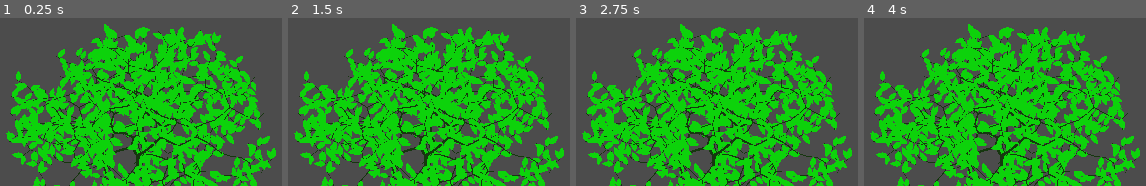
Above: before the commit, frames 1-4 (left to right).
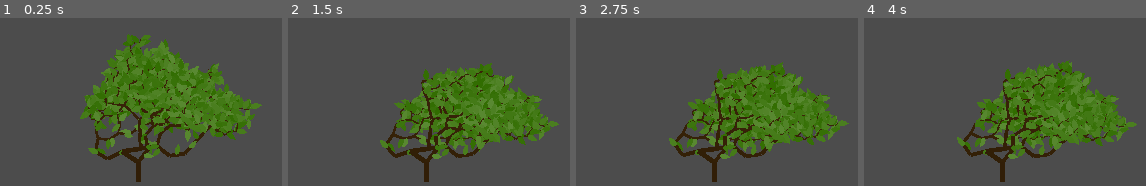
Above: after the commit, the same moments.

Repository: raffomania/plants
Game: Godot game, scene res://scenes/main.tscn
Two runs of this game, one before a commit and one after it. Both use one fixed random seed, a clock stepped at 60 frames per second and the inputs below.
Inputs:
- Up to frame 1 (0.25 s): no input
- Up to frame 2 (1.5 s): no input
- Up to frame 3 (2.75 s): no input
- Up to frame 4 (4 s): no input

The runs differ from the first frame. In frame 1, 54% of the frame differs, in the area x 2-98%, y 3-100%; in frame 2, 54%; in frame 3, 54%; in frame 4, 54%.

Commit message:
add wind

Diff:
--- a/scenes/leaf.tscn
+++ b/scenes/leaf.tscn
@@ -2,10 +2,10 @@
 
 [ext_resource path="res://img/leaf.png" type="Texture" id=1]
 
-[node name="leaf" type="Sprite"]
+[node name="leaf" type="Sprite" index="0"]
 
 scale = Vector2( 0.05, 0.05 )
 texture = ExtResource( 1 )
 centered = false
-offset = Vector2( -30, -200 )
+offset = Vector2( 0, -70 )
 _sections_unfolded = [ "Material", "Offset", "Transform", "Visibility" ]
--- a/scenes/main.tscn
+++ b/scenes/main.tscn
@@ -9,10 +9,14 @@
 
 [node name="twig" parent="." index="0" instance=ExtResource( 2 )]
 
-position = Vector2( 243.217, 249.663 )
-twig_thickness = 3
+position = Vector2( 244.325, 266.283 )
+twig_color = Color( 0.242188, 0.151958, 0.0359497, 1 )
+leaf_color = Color( 0.192932, 0.425781, 0, 1 )
+twig_length = 10
+twig_thickness = 5
 gap = 0
-straightness = 0.4
+straightness = 0.0
 branchiness = 0.3
-leafiness = 0.2
+leafiness = 0.3
+sun_affinity = 0.5
 do_randomize = true
--- a/scenes/plant.gd
+++ b/scenes/plant.gd
@@ -1,47 +1,62 @@
 extends Node2D
 
 export(Color) var twig_color
+export(Color) var leaf_color
 export(int) var twig_length
 export(int) var twig_thickness
 export(int) var gap
 export(float, 0, 1) var straightness
 export(float, 0, 1) var branchiness
 export(float, 0, 1) var leafiness
+export(float, 0, 1) var sun_affinity
 export(bool) var do_randomize
 
 var size = 1
 var end_position
+var actual_leafiness
+var resting_rotation
+
+func _process(dt):
+  var right = PI / 2
+  var sway_direction = right - global_rotation
+  var wind_influence = actual_leafiness * rand_range(0, 3)
+  var resting_direction = resting_rotation - rotation
+  rotate(dt * sway_direction * wind_influence + dt * resting_direction)
 
 func grow():
   if do_randomize:
     randomize()
-  end_position = Vector2(0, - twig_length * 2)
+
+  resting_rotation = rotation
+  end_position = Vector2(0, - twig_length * size * 2)
+  actual_leafiness = leafiness * (1 - size)
   if size > 0.2:
     if randf() < branchiness:
       spawn_children(2)
     else:
       spawn_children(1)
   add_twig_line()
-  var actual_leafiness = leafiness * (1 - size)
   for i in range(round(actual_leafiness * 10)):
-    add_leaf()
+    add_leaf(i)
 
 func add_twig_line():
   var line = Line2D.new()
-  line.default_color = twig_color
+  line.default_color = twig_color.darkened(size * 0.2)
   line.width = twig_thickness * size
   line.add_point(Vector2(0, 0))
   line.add_point(end_position)
   add_child(line)
 
-func add_leaf():
+func add_leaf(zindex):
   var scene = load("res://scenes/leaf.tscn")
   var leaf = scene.instance()
   var position = randf() * end_position
   leaf.translate(position)
   leaf.rotate(randf() * PI * 2)
+  leaf.modulate = leaf_color.lightened(randf() * 0.2)
   var leaf_size = rand_range(0.8, 1)
   leaf.apply_scale(Vector2(leaf_size, leaf_size))
+  leaf.add_to_group('leafs')
   add_child(leaf)
 
 func spawn_children(count):
@@ -61,17 +76,23 @@
   twig.straightness = straightness
   twig.leafiness = leafiness
   twig.do_randomize = do_randomize
+  twig.leaf_color = leaf_color
+  twig.twig_color = twig_color
+  twig.sun_affinity = sun_affinity
 
-  twig.size = size * 0.9
+  twig.size = size * rand_range(0.8, 0.99)
 
   twig.position = end_position + Vector2(0, - gap)
+  var upwards = 0
+  var upward_correction = (upwards - global_rotation) * sun_affinity
   var crookedness = (1 - straightness)
-  var sibling_range = PI * crookedness
+  var sibling_range = PI * 0.75 * crookedness
   var sibling_offset = 0
   if num_children > 1:
     var offset_ratio = child_index / (num_children - 1)
     sibling_offset = (offset_ratio * sibling_range) - sibling_range/2
   var random_range = PI * 0.5 * crookedness
   var random_offset = rand_range(-random_range/2, random_range/2)
-  var rotation_factor = sibling_offset + random_offset
+  var rotation_factor = upward_correction + sibling_offset + random_offset
   twig.rotate(rotation_factor)
+  resting_rotation = rotation
Binary file changed: img/leaf.png
Not shown, changed: img/leaf.png.import
